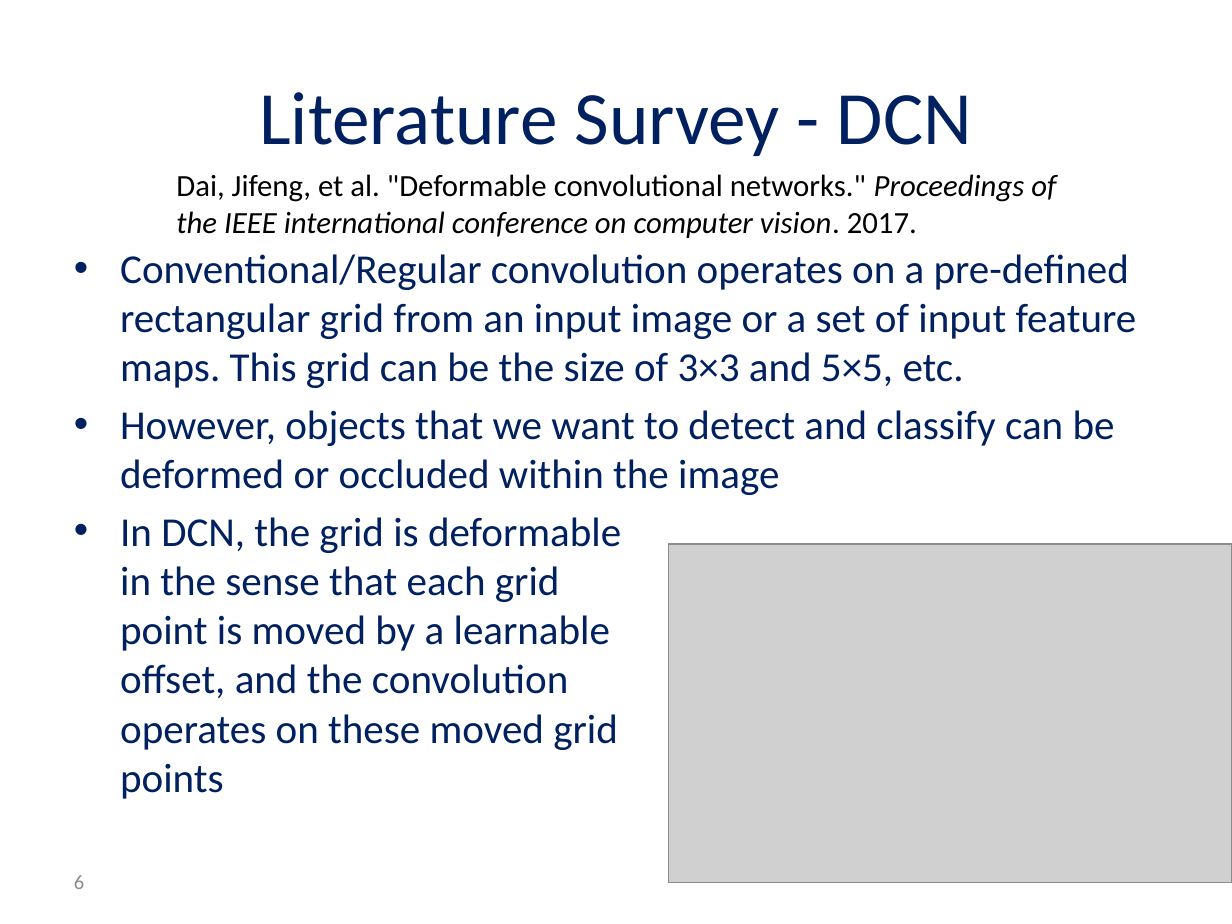
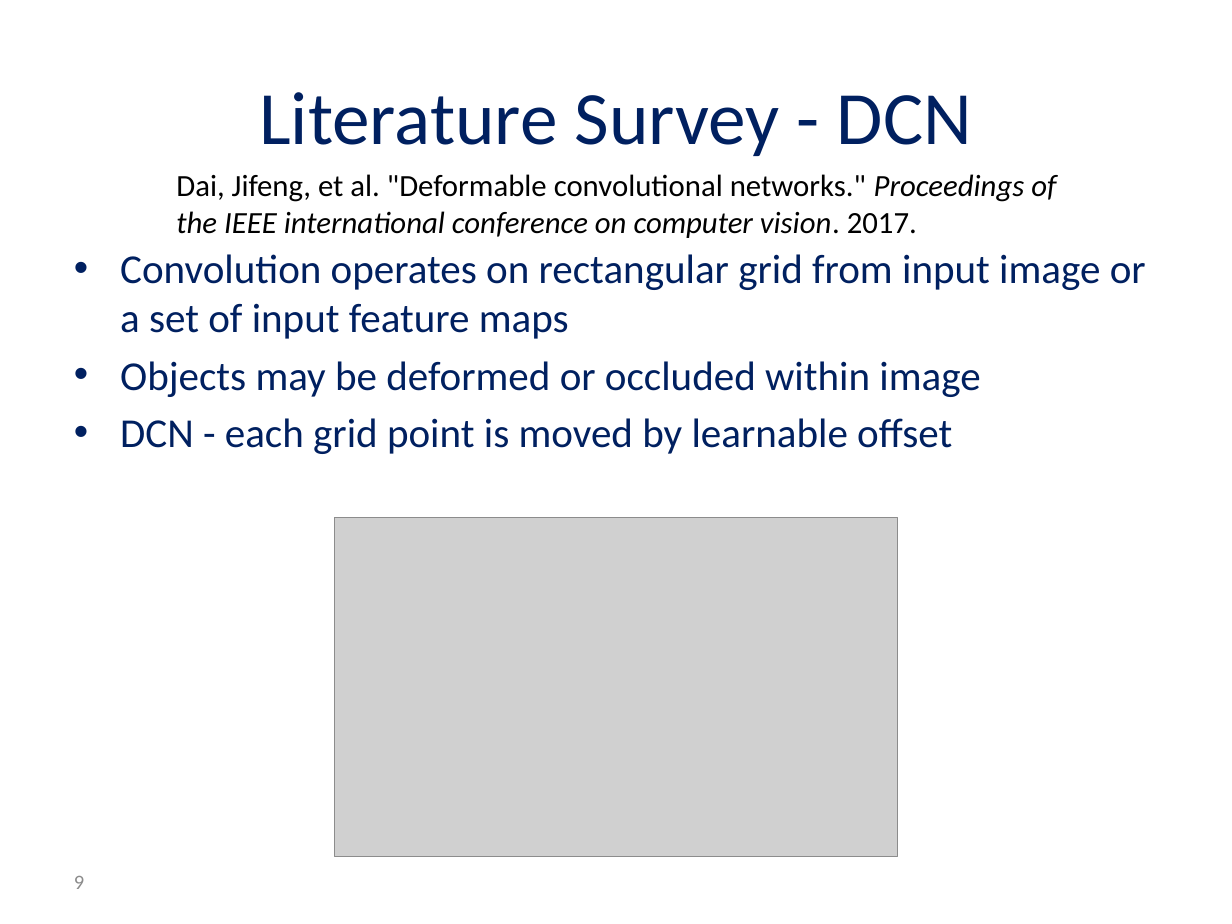
Before and after one commit to andyro2/Pneumonia-Detection-from-Chest-X-Rays-with-Robustness-to-Deformations, a slide deck: slide 9 of MidPresentation_Andy_Or.pptx (slide 6 before the commit). Drawn at 1232x924 pixels with LibreOffice and Linux fonts; fonts in the diff are those of the drawing; grey boxes stand for pictures; background and template pictures are left out. Boxes give left, top, right and bottom in pixels: in the first picture for what was removed or moved away, otherwise in the second. Text is boxed around its words. In the diff, an @@ line names an element or a change of style, - is before the commit and + after.

```diff
--- a/MidPresentation_Andy_Or.pptx
+++ b/MidPresentation_Andy_Or.pptx
@@ text at [120, 254, 1146, 454]: text changed @@
-• Conventional/Regular convolution operates on a pre-defined rectangular grid from an input image or a set of input feature maps. This grid can be the size of 3×3 and 5×5, etc.
-• However, objects that we want to detect and classify can be deformed or occluded within the image
-• In DCN, the grid is deformable
-  in the sense that each grid
-  point is moved by a learnable
-  offset, and the convolution
-  operates on these moved grid
-  points
+• Convolution operates on rectangular grid from input image or a set of input feature maps
+• Objects may be deformed or occluded within image
+• DCN - each grid point is moved by learnable offset
@@ picture: place and size @@
-picture at [669, 545, 1232, 883]
+picture at [334, 517, 897, 856]
@@ page number at [74, 876, 84, 889]: text changed @@
-6
+9
```
Also in this commit, not shown: 10 other slides changed, 5 slides added.
